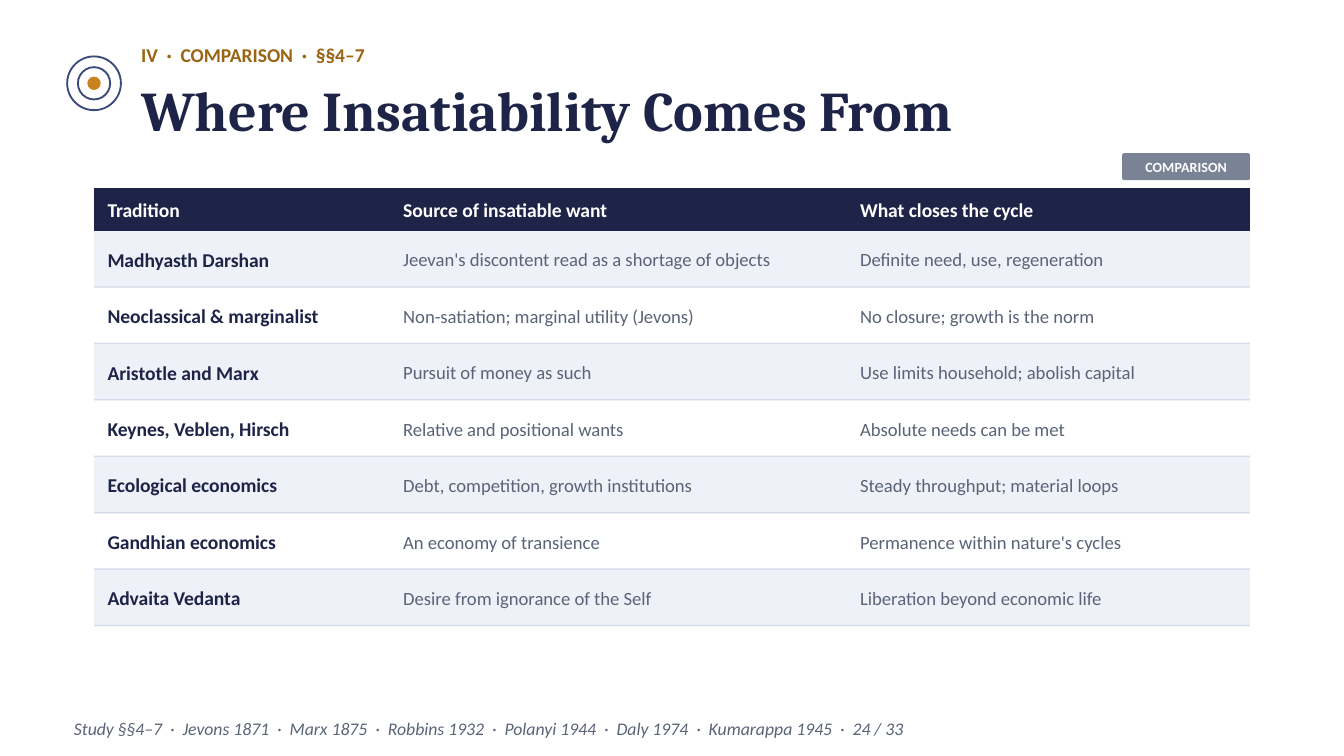
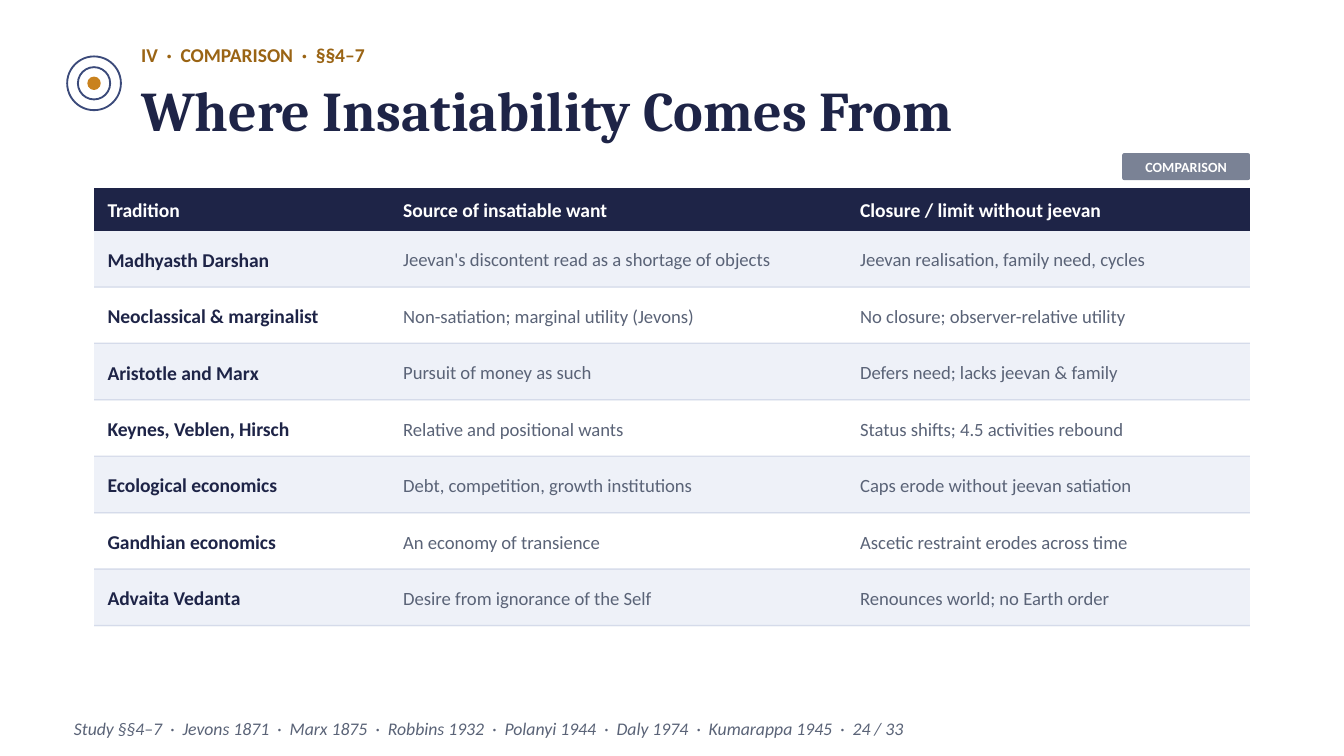
Before and after one commit to raghavamohan/AnalyticMadhyasthDarshan, a slide deck: slide 24 of Studies/Prosperity-Economics-And-Right-Use/Prosperity-Economics-And-Right-Use-Madhyasth-Darshan.pptx. Drawn at 1344x756 pixels with LibreOffice and Linux fonts; fonts in the diff are those of the drawing. Boxes give left, top, right and bottom in pixels: in the first picture for what was removed or moved away, otherwise in the second. Text is boxed around its words. In the diff, an @@ line names an element or a change of style, - is before the commit and + after.

Commit message:
Update Prosperity Economics presentation decks for Earth-scale vision and 10-tier AI backbone

```diff
--- a/Studies/Prosperity-Economics-And-Right-Use/Prosperity-Economics-And-Right-Use-Madhyasth-Darshan.pptx
+++ b/Studies/Prosperity-Economics-And-Right-Use/Prosperity-Economics-And-Right-Use-Madhyasth-Darshan.pptx
@@ text at [860,203,1101,221]: text changed @@
-What closes the cycle
+Closure / limit without jeevan
@@ text at [860,253,1145,269]: text changed @@
-Definite need, use, regeneration
+Jeevan realisation, family need, cycles
@@ text at [860,310,1125,326]: text changed @@
-No closure; growth is the norm
+No closure; observer-relative utility
@@ text at [860,366,1118,382]: text changed @@
-Use limits household; abolish capital
+Defers need; lacks jeevan & family
@@ text at [860,423,1123,438]: text changed @@
-Absolute needs can be met
+Status shifts; 4.5 activities rebound
@@ text at [860,479,1131,495]: text changed @@
-Steady throughput; material loops
+Caps erode without jeevan satiation
@@ text at [860,536,1127,549]: text changed @@
-Permanence within nature's cycles
+Ascetic restraint erodes across time
@@ text at [860,592,1110,607]: text changed @@
-Liberation beyond economic life
+Renounces world; no Earth order
```
Also in this commit, not shown: 21 other slides changed, 2 other files.
